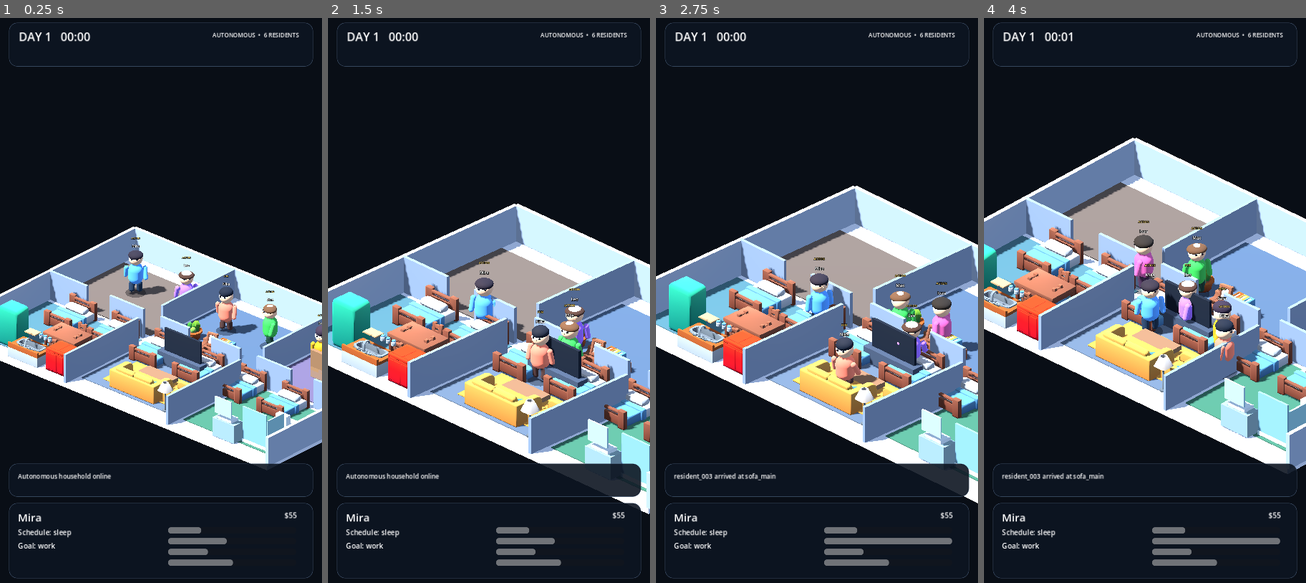
Above: before the commit, frames 1-4 (left to right).
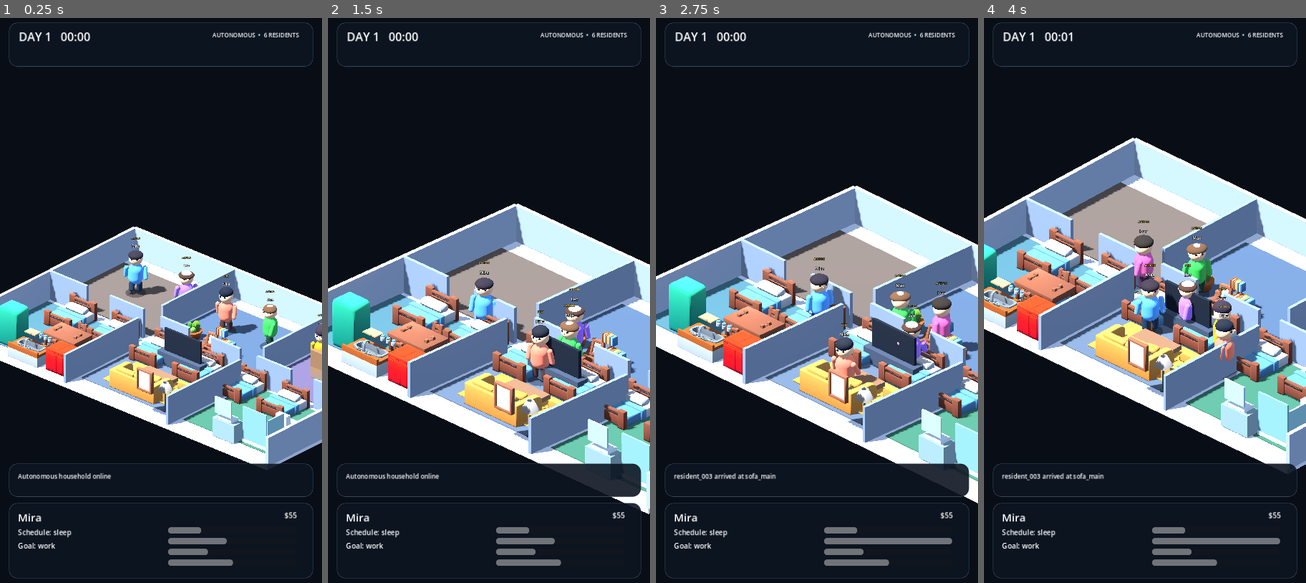
Above: after the commit, the same moments.

Repository: motomotoo2001-maker/lifebox-live
Game: Godot game, scene res://scenes/debug/visual_showcase.tscn
Two runs of this game, one before a commit and one after it. Both use one fixed random seed, a clock stepped at 60 frames per second and the inputs below. The project has no main scene, so this scene is started directly.
Inputs:
- Up to frame 1 (0.25 s): no input
- Up to frame 2 (1.5 s): no input
- Up to frame 3 (2.75 s): no input
- Up to frame 4 (4 s): no input

The runs differ from the first frame. In frame 1, 0.4% of the frame differs, in the area x 42-100%, y 54-71%; in frame 2, 0.5%; in frame 3, 0.5%; in frame 4, 0.6%, in the area x 44-87%, y 45-68%.

Commit message:
feat: add lived-in room detail props

Diff:
--- a/scripts/presentation/world/household_blockout.gd
+++ b/scripts/presentation/world/household_blockout.gd
@@ -317,6 +317,20 @@
 		0.0,
 		Vector3(0.50, 0.50, 0.50)
 	)
+	_add_vendor_mesh(
+		"pillow_A",
+		&"KayKitLivingLoosePillow",
+		Vector3(0.62, 0.72, 3.45),
+		0.18,
+		Vector3(0.85, 0.85, 0.85)
+	)
+	_add_vendor_mesh(
+		"pictureframe_large_A",
+		&"KayKitLivingPicture",
+		Vector3(1.45, 1.48, 4.82),
+		0.0,
+		Vector3(0.78, 0.78, 0.78)
+	)
 
 func _build_bedroom_details() -> void:
 	var has_vendor_wardrobe := _add_vendor_mesh(
@@ -335,20 +349,40 @@
 			Color("77635a")
 		)
 	for index in range(2):
+		var nightstand_position := Vector3(
+			4.45 + float(index) * 1.25,
+			0.32,
+			-2.15
+		)
 		_make_box(
 			furniture,
 			StringName("BedroomNightstand%02d" % (index + 1)),
-			Vector3(4.45 + float(index) * 1.25, 0.32, -2.15),
+			nightstand_position,
 			Vector3(0.62, 0.58, 0.62),
 			Color("92745f")
 		)
-		_make_box(
-			furniture,
-			StringName("BedroomLamp%02d" % (index + 1)),
-			Vector3(4.45 + float(index) * 1.25, 0.82, -2.15),
-			Vector3(0.25, 0.42, 0.25),
-			Color("e8c985")
-		)
+		_add_vendor_mesh(
+			"lamp_table",
+			StringName("KayKitBedroomLamp%02d" % (index + 1)),
+			nightstand_position + Vector3(0.0, 0.31, 0.0),
+			0.0,
+			Vector3(0.34, 0.34, 0.34)
+		)
+
+	_add_vendor_mesh(
+		"shelf_A_small",
+		&"KayKitBedroomWallShelf",
+		Vector3(5.0, 1.48, -4.66),
+		0.0,
+		Vector3(1.15, 1.15, 1.15)
+	)
+	_add_vendor_mesh(
+		"book_set",
+		&"KayKitBedroomBooks",
+		Vector3(5.0, 1.45, -4.43),
+		0.0,
+		Vector3(0.72, 0.72, 0.72)
+	)
 
 func _build_bathroom_details() -> void:
 	_make_box(
@@ -426,6 +460,14 @@
 			Vector3(0.16, 0.72, 0.16),
 			Color("47765a")
 		)
+
+	_add_vendor_mesh(
+		"book_set",
+		&"KayKitHallBooks",
+		Vector3(0.15, 0.90, -1.08),
+		0.0,
+		Vector3(0.62, 0.62, 0.62)
+	)
 
 func _build_yard_details() -> void:
 	_make_box(
